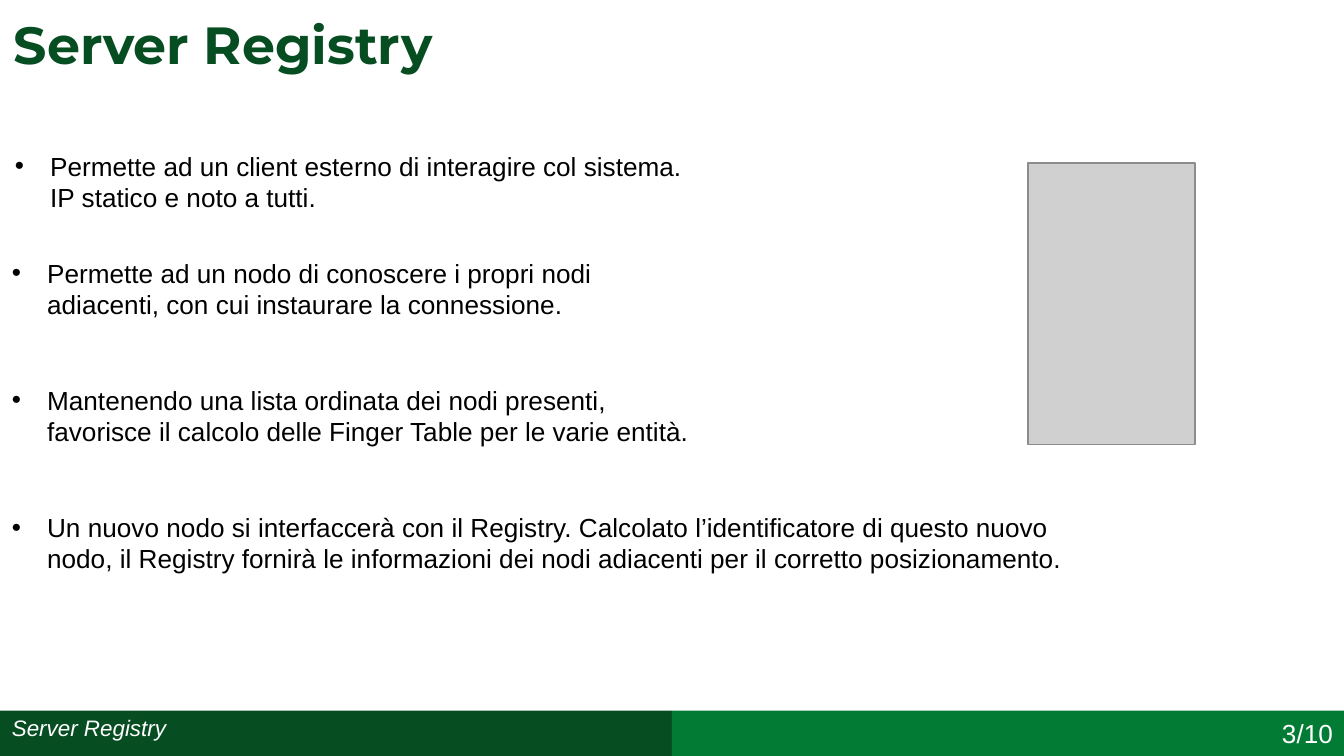
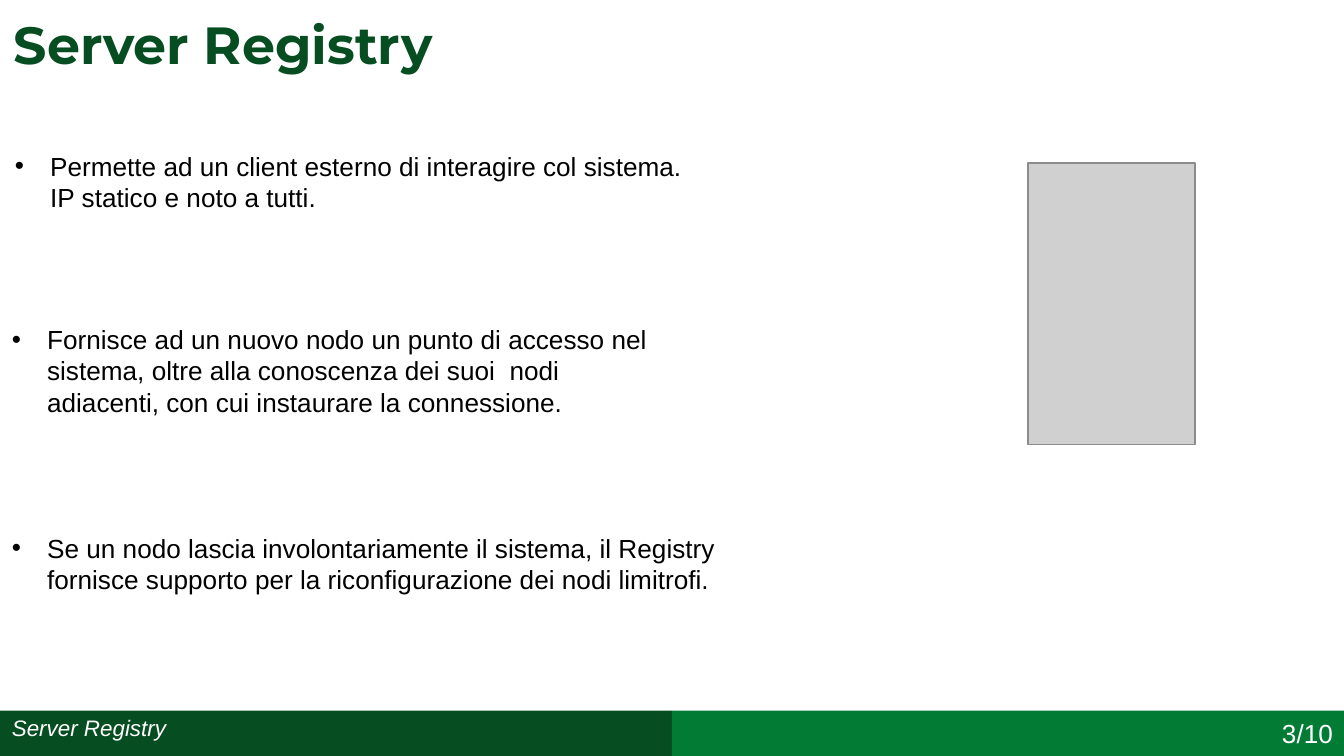
Before and after one commit to simonefesta/Chord_SDCC, a slide deck: slide 6 of Documentazione/Presentazione/Presentazione_Chord_Festa_0320408.pptx. Drawn at 1344x756 pixels with LibreOffice and Linux fonts; fonts in the diff are those of the drawing; grey boxes stand for pictures. Boxes give left, top, right and bottom in pixels: in the first picture for what was removed or moved away, otherwise in the second. Text is boxed around its words. In the diff, an @@ line names an element or a change of style, - is before the commit and + after.

```diff
--- a/Documentazione/Presentazione/Presentazione_Chord_Festa_0320408.pptx
+++ b/Documentazione/Presentazione/Presentazione_Chord_Festa_0320408.pptx
@@ text at [47,330,647,416]: text changed @@
-• Permette ad un nodo di conoscere i propri nodi adiacenti, con cui instaurare la connessione.
+• Fornisce ad un nuovo nodo un punto di accesso nel sistema, oltre alla conoscenza dei suoi nodi adiacenti, con cui instaurare la connessione.
@@ text at [47,539,714,595]: text changed @@
-• Mantenendo una lista ordinata dei nodi presenti, favorisce il calcolo delle Finger Table per le varie entità.
+• Se un nodo lascia involontariamente il sistema, il Registry
+  fornisce supporto per la riconfigurazione dei nodi limitrofi.
@@ text removed at [47,517,1061,574] @@
-• Un nuovo nodo si interfaccerà con il Registry. Calcolato l’identificatore di questo nuovo nodo, il Registry fornirà le informazioni dei nodi adiacenti per il corretto posizionamento.
```
Also in this commit, not shown: 2 other slides changed, 2 other files.
